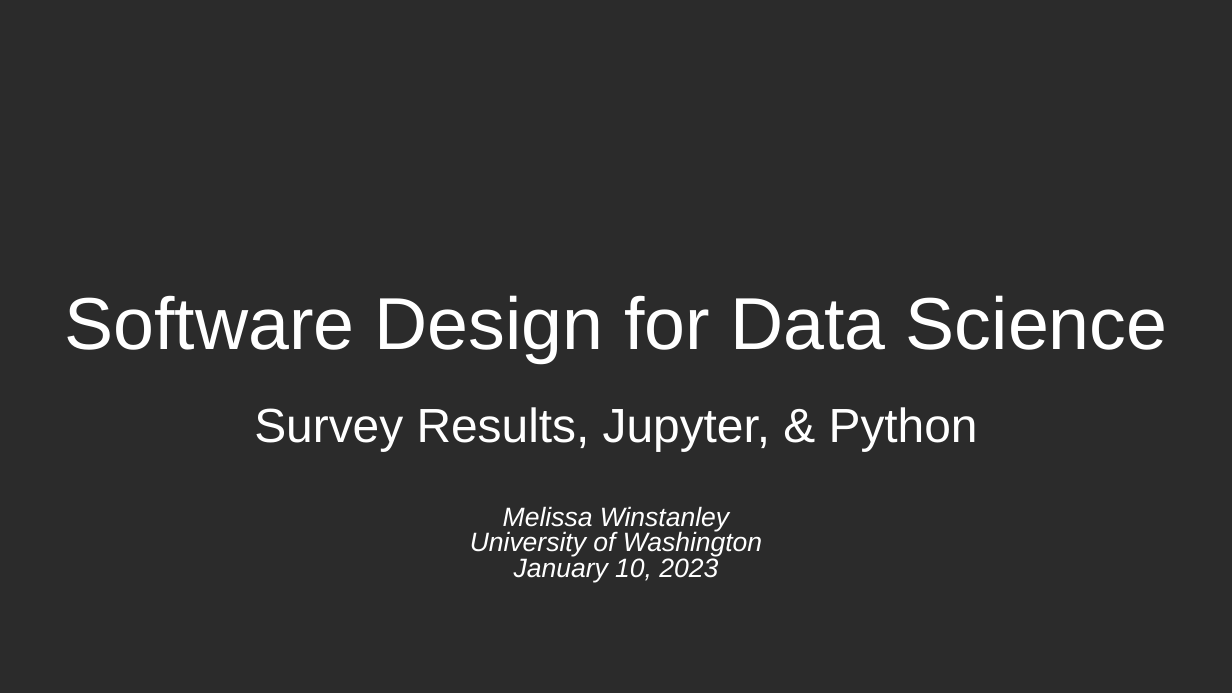
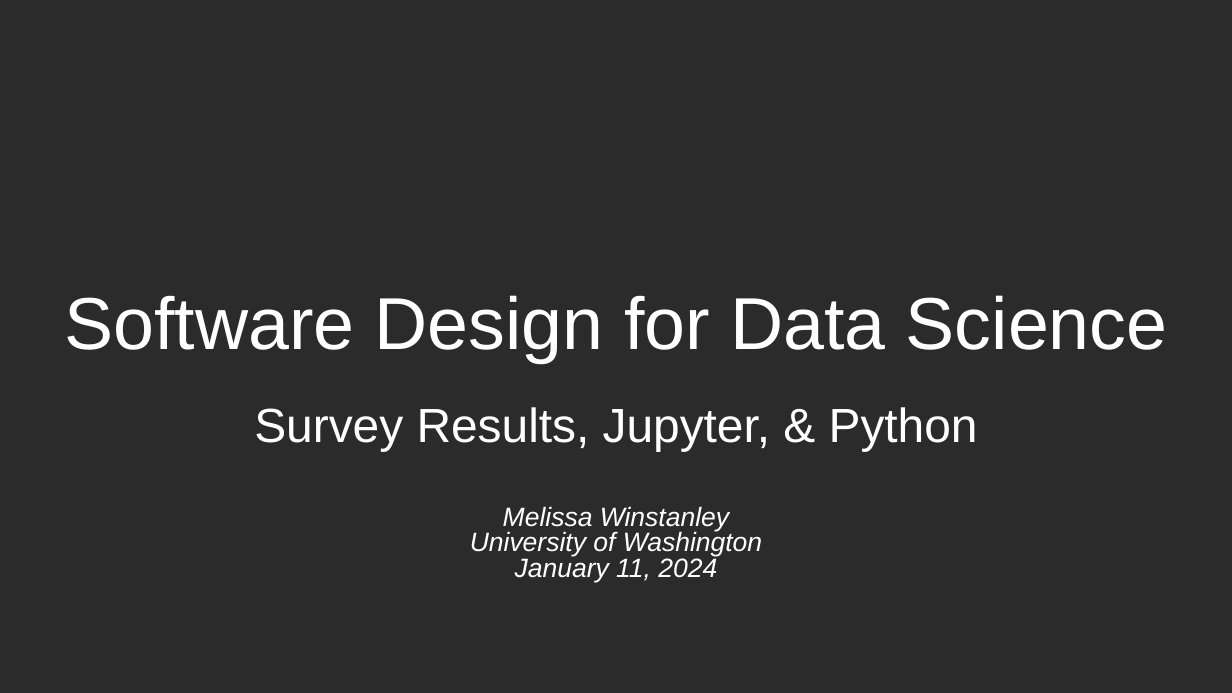
Before and after one commit to UWDATA515/lecture-materials, a slide deck: slide 1 of 02/DATA515_02_SurveyJupyterPython.pptx. Drawn at 1232x693 pixels with LibreOffice and Linux fonts; fonts in the diff are those of the drawing; background and template pictures are left out; a plain dark background stands for a picture behind light text. Boxes give left, top, right and bottom in pixels: in the first picture for what was removed or moved away, otherwise in the second. Text is boxed around its words. In the diff, an @@ line names an element or a change of style, - is before the commit and + after.

Commit message:
Update slides for lecture 2 for 2024

```diff
--- a/02/DATA515_02_SurveyJupyterPython.pptx
+++ b/02/DATA515_02_SurveyJupyterPython.pptx
@@ subtitle at [515,556,717,582]: text changed @@
-January 10, 2023
+January 11, 2024
```
Also in this commit, not shown: 1 other slide changed, 1 other file.
